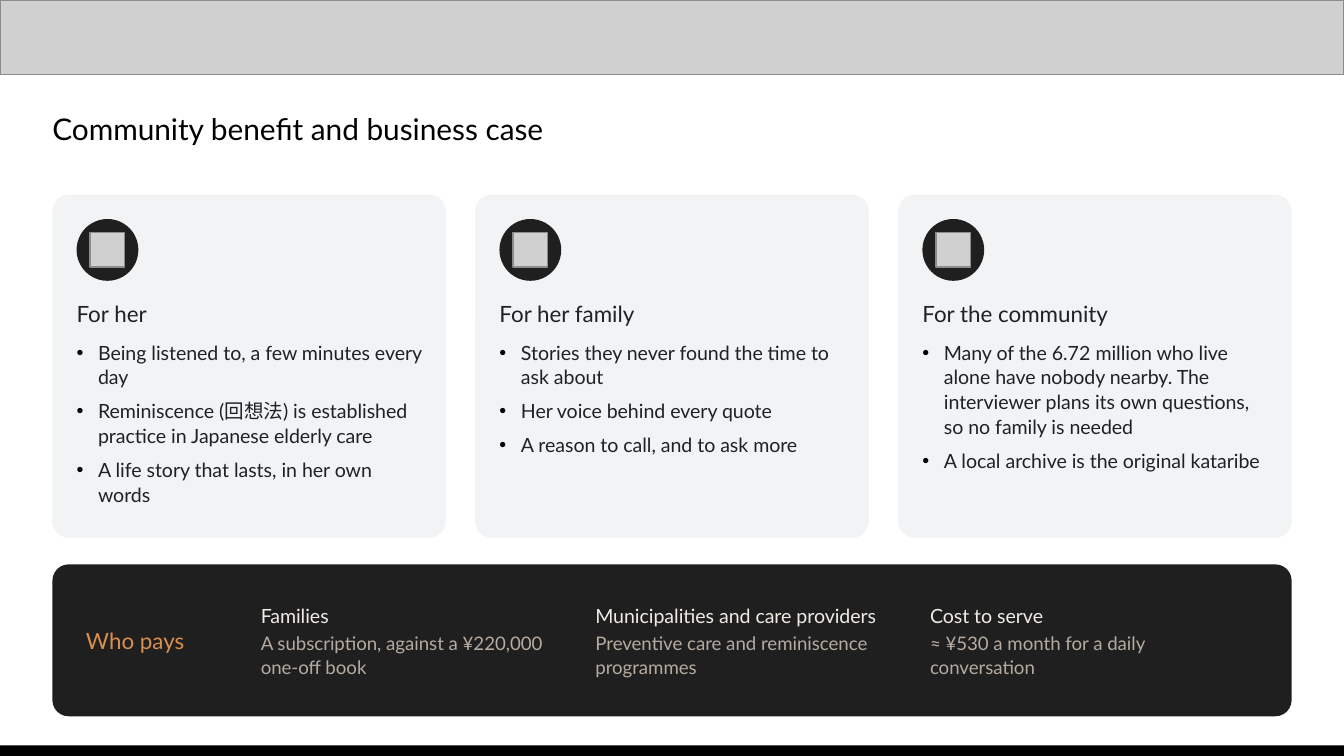
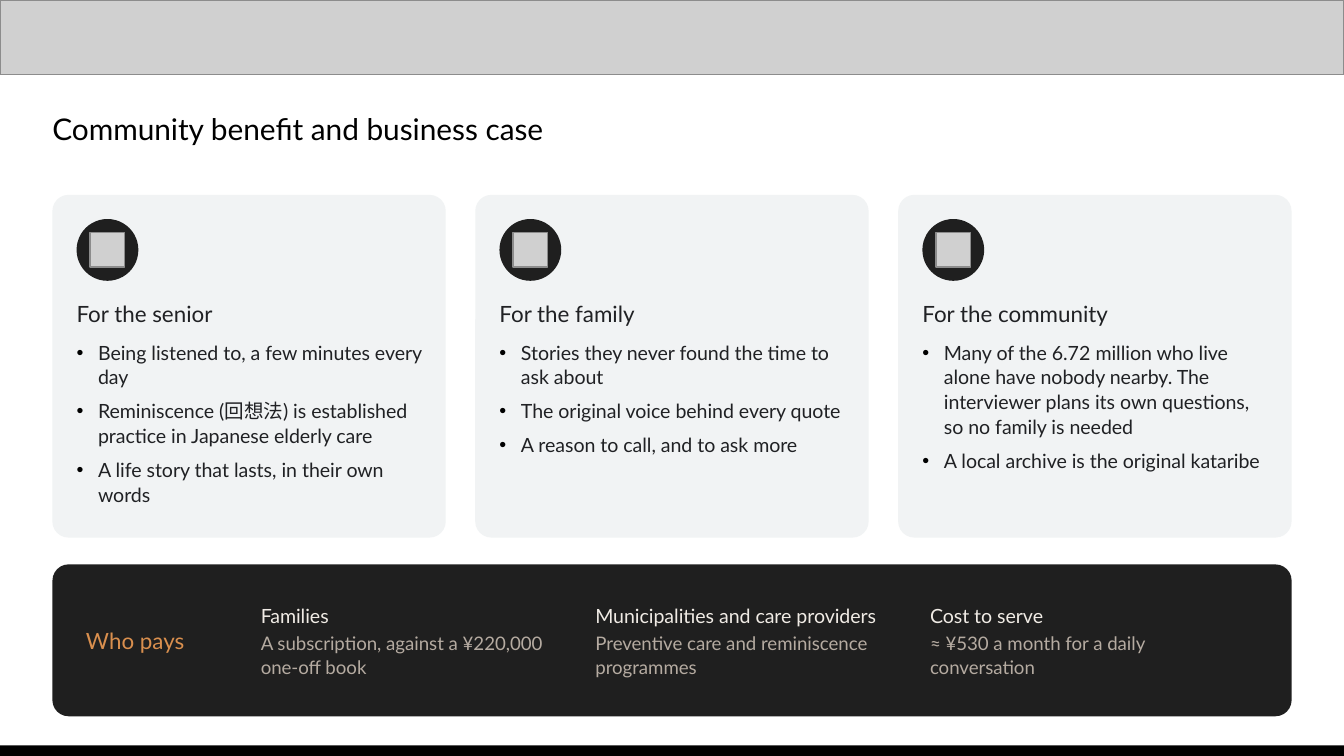
Before and after one commit to kaseovo/kataribe, a slide deck: slide 14 of docs/demo/kataribe-pitch-deck.pptx. Drawn at 1344x756 pixels with LibreOffice and Linux fonts; fonts in the diff are those of the drawing; grey boxes stand for pictures. Boxes give left, top, right and bottom in pixels: in the first picture for what was removed or moved away, otherwise in the second. Text is boxed around its words. In the diff, an @@ line names an element or a change of style, - is before the commit and + after.

```diff
--- a/docs/demo/kataribe-pitch-deck.pptx
+++ b/docs/demo/kataribe-pitch-deck.pptx
@@ text at (77,305,212,322): text changed @@
-For her
+For the senior
@@ text at (499,305,634,326): text changed @@
-For her family
+For the family
@@ text at (521,403,841,422): text changed @@
-• Her voice behind every quote
+• The original voice behind every quote
@@ text at (98,462,384,502): text changed @@
-• A life story that lasts, in her own words
+• A life story that lasts, in their own words
```
Also in this commit, not shown: 9 other slides changed, 1 other file.
